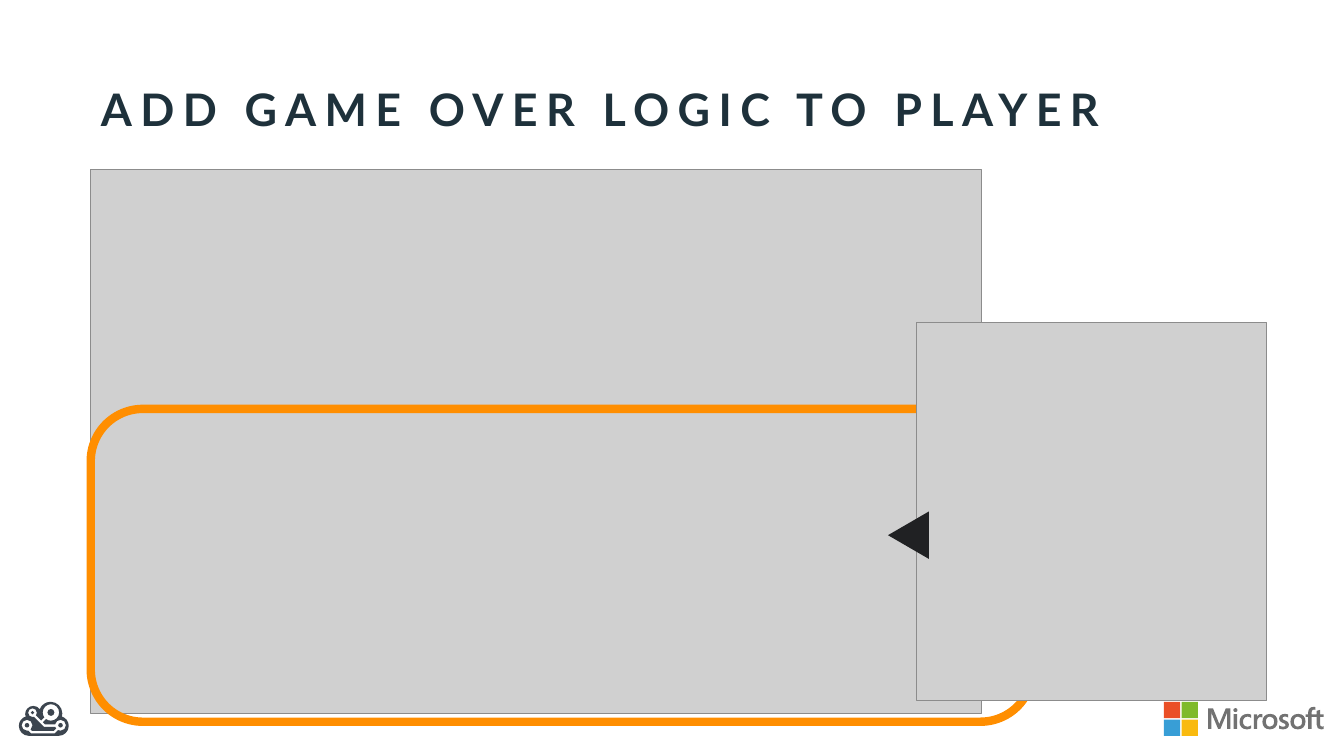
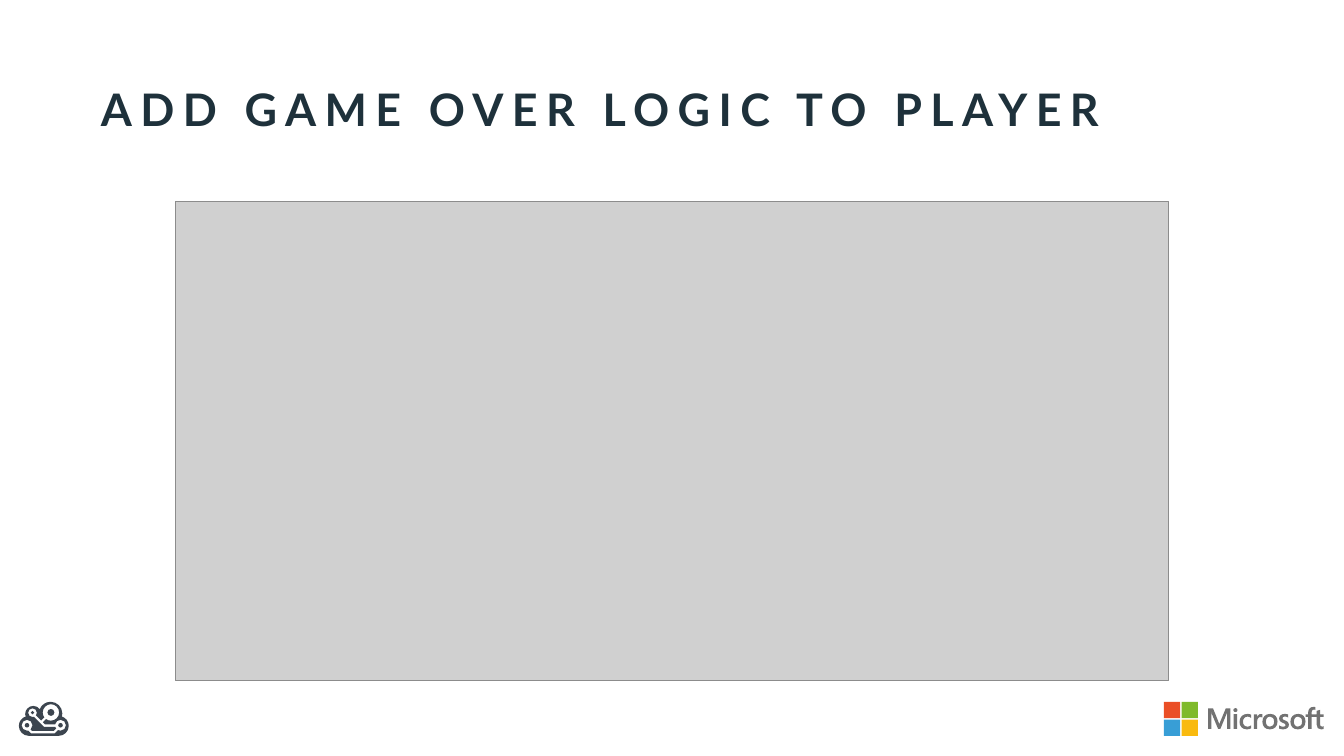
Before and after one commit to BretStateham/KidsGamesEvents, a slide deck: slide 32 of LaJollaLibrary/Slides/Creating a Game with FlowLab.io.pptx (slide 27 before the commit). Drawn at 1344x756 pixels with LibreOffice and Linux fonts; fonts in the diff are those of the drawing; grey boxes stand for pictures. Boxes give left, top, right and bottom in pixels: in the first picture for what was removed or moved away, otherwise in the second. Text is boxed around its words. In the diff, an @@ line names an element or a change of style, - is before the commit and + after.

Commit message:
Removed messaging from logic

```diff
--- a/LaJollaLibrary/Slides/Creating a Game with FlowLab.io.pptx
+++ b/LaJollaLibrary/Slides/Creating a Game with FlowLab.io.pptx
@@ picture: place and size @@
-picture at (91, 169, 982, 714)
+picture at (175, 202, 1170, 682)
@@ picture removed at (917, 323, 1267, 702) @@
@@ rounded rectangle removed at (91, 409, 1033, 722) @@
@@ triangle removed at (888, 512, 930, 560) @@
```
Also in this commit, not shown: 3 other slides changed, 7 slides added, 3 slides removed, 1 other file.
